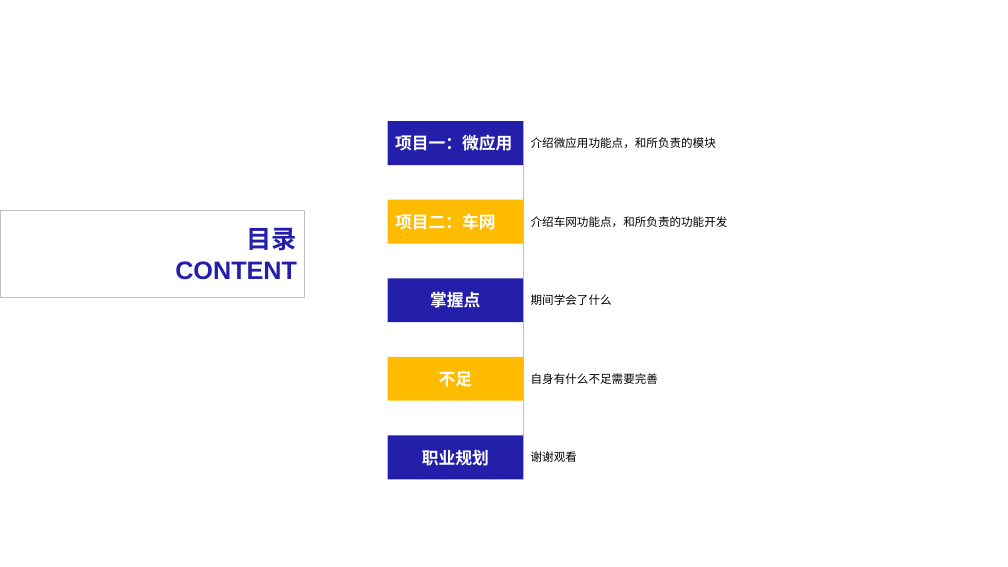
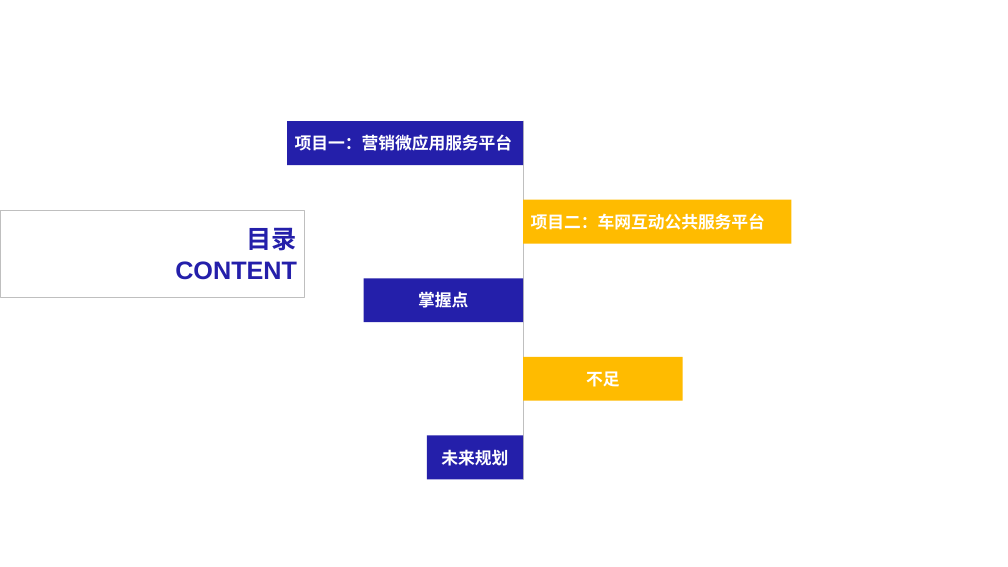
Before and after one commit to czx-dev/note, a slide deck: slide 2 of 陈仲贤述职答辩.pptx. Drawn at 1008x567 pixels with LibreOffice and Linux fonts; fonts in the diff are those of the drawing. Boxes give left, top, right and bottom in pixels: in the first picture for what was removed or moved away, otherwise in the second. Text is boxed around its words. In the diff, an @@ line names an element or a change of style, - is before the commit and + after.

```diff
--- a/陈仲贤述职答辩.pptx
+++ b/陈仲贤述职答辩.pptx
@@ rectangle "项目一：营销微应用服务平台": place and size @@
-rectangle "项目一：营销微应用服务平台" at (388, 121, 523, 165)
+rectangle "项目一：营销微应用服务平台" at (287, 121, 523, 165)
@@ text in rectangle at (295, 134, 513, 151): text changed @@
-项目一：微应用
+项目一：营销微应用服务平台
@@ rectangle "项目二：车网互动公共服务平台": place and size @@
-rectangle "项目二：车网互动公共服务平台" at (388, 200, 523, 243)
+rectangle "项目二：车网互动公共服务平台" at (523, 200, 792, 243)
@@ text in rectangle at (531, 213, 765, 230): text changed @@
-项目二：车网
+项目二：车网互动公共服务平台
@@ rectangle "掌握点": place and size @@
-rectangle "掌握点" at (388, 278, 523, 322)
+rectangle "掌握点" at (364, 278, 523, 322)
@@ rectangle "不足": place and size @@
-rectangle "不足" at (388, 357, 523, 401)
+rectangle "不足" at (523, 357, 683, 401)
@@ rectangle "未来规划": place and size @@
-rectangle "未来规划" at (388, 436, 523, 479)
+rectangle "未来规划" at (427, 436, 523, 479)
@@ text in rectangle at (441, 449, 508, 466): text changed @@
-职业规划
+未来规划
@@ group removed at (531, 137, 728, 462): 5 texts @@
-介绍微应用功能点，和所负责的模块
-介绍车网功能点，和所负责的功能开发
-期间学会了什么
-自身有什么不足需要完善
-谢谢观看
```
Also in this commit, not shown: 5 other slides changed, 7 slides added, 3 slides removed.
